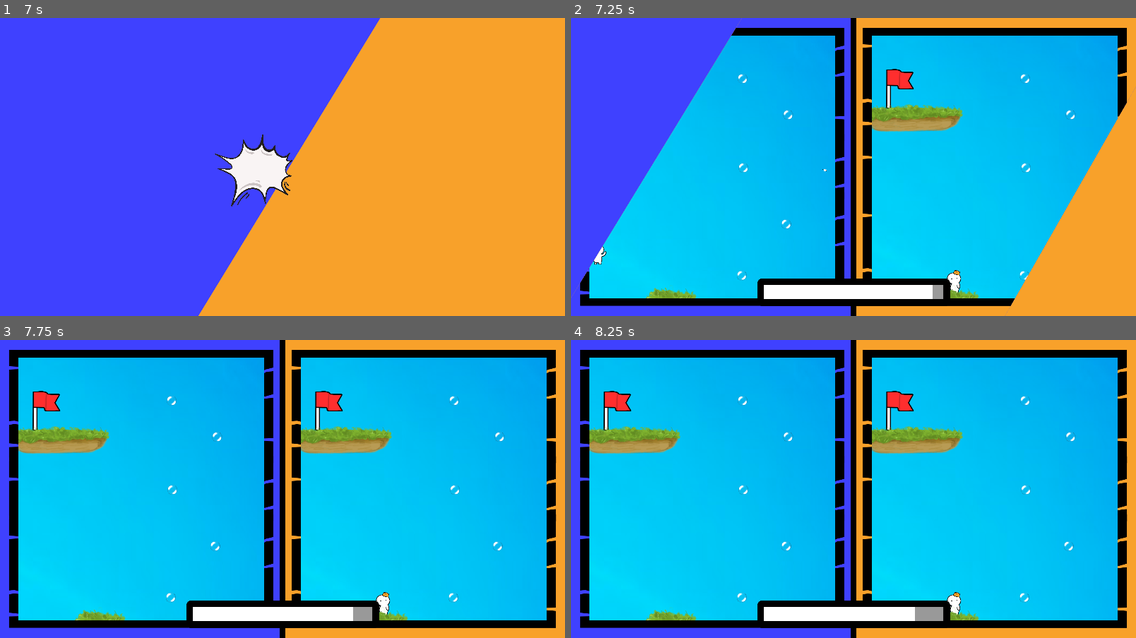
Above: before the commit, frames 1-4 (two rows, left to right).
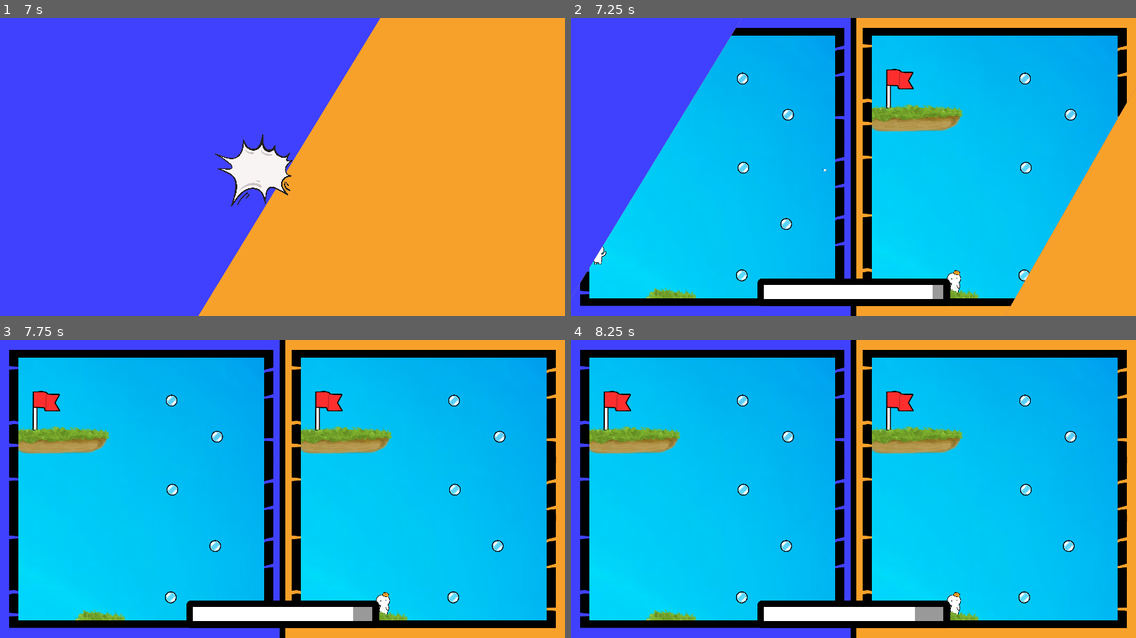
Above: after the commit, the same moments.

Repository: pablo4licante/gamejam-25
Game: Godot game, scene res://menu/src_menu.tscn
The game is run twice, just before and just after one commit, with the same random seed, the same clock (stepped at 60 frames per second) and the same inputs. Video files are missing from this copy of the repository; at most half a second of black plays in their place.
Inputs (mouse positions are in pixels of both pictures, inside the frame that each line leads up to):
- Up to frame 1 (7 s): click "PLAY" at 0.5 s; move the mouse to (406, 152) at 1.27 s; hold D (1_right) 1.28-2.78 s; tap W (1_up) at 1.52, 2.27, 3.77, 4.52, 5.27, 6.77 s; move the mouse to (169, 181) at 2.02 s; move the mouse to (339, 101) at 2.77 s; hold A (1_left) 2.78-3.53 s; move the mouse to (254, 226) at 3.52 s; hold D (1_right) 3.53-5.03 s; move the mouse to (452, 211) at 4.27 s; move the mouse to (113, 122) at 5.02 s; hold A (1_left) 5.03-5.78 s; move the mouse to (310, 167) at 5.77 s; hold D (1_right) 5.78-6.53 s; move the mouse to (197, 92) at 6.52 s; hold A (1_left) from 6.53 s (still down)
- Up to frame 2 (7.25 s): keep holding A (1_left)
- Up to frame 3 (7.75 s): keep holding A (1_left); move the mouse to (406, 474) at 7.27 s; tap W (1_up) at 7.52 s
- Up to frame 4 (8.25 s): tap Enter at 8 s; move the mouse to (740, 503) at 8.02 s; release A (1_left) at 8.03 s; hold D (1_right) from 8.03 s (still down)

Frame 1 is identical in both runs. In frame 2, 0.5% of the frame differs, in the area x 29-90%, y 18-89%; in frame 3, 0.6%; in frame 4, 0.6%.

Commit message:
AAAAAAAAAAAAAAAAAAAAAAAAAAAAAAAAAAAAAAAAAAAAAAAAAAAAAAAAAAAAAAAAAAAAAAA

Diff:
--- a/escenas/entidades/plataforma_burbuja.tscn
+++ b/escenas/entidades/plataforma_burbuja.tscn
@@ -1,7 +1,7 @@
 [gd_scene load_steps=4 format=3 uid="uid://c1nn4hj3wbvb"]
 
 [ext_resource type="Script" path="res://escenas/entidades/plataforma_burbuja.gd" id="1_p4r38"]
-[ext_resource type="Texture2D" uid="uid://dvcxxtlt186y0" path="res://assets/sprites/pompa.PNG" id="2_382lk"]
+[ext_resource type="Texture2D" uid="uid://bj1i45f2dkrq8" path="res://assets/sprites/Pompa_copia.png" id="2_b4xtr"]
 
 [sub_resource type="RectangleShape2D" id="RectangleShape2D_57bf0"]
 size = Vector2(43.2047, 10)
@@ -11,7 +11,7 @@
 
 [node name="Sprite2D" type="Sprite2D" parent="."]
 scale = Vector2(0.032, 0.032)
-texture = ExtResource("2_382lk")
+texture = ExtResource("2_b4xtr")
 
 [node name="Area2D" type="Area2D" parent="."]
 collision_layer = 2
--- a/escenas/ui/fin_de_juego.tscn
+++ b/escenas/ui/fin_de_juego.tscn
@@ -11,6 +11,9 @@
 [ext_resource type="Texture2D" uid="uid://dm73uattuft3i" path="res://assets/sprites/personaje_estatico_naranja.png" id="9_efwb2"]
 [ext_resource type="Texture2D" uid="uid://c3ga2oajcjb4t" path="res://assets/sprites/personaje_salto_azul.png" id="10_e35kw"]
 [ext_resource type="Texture2D" uid="uid://c1ysekbm5llfu" path="res://assets/sprites/empate.png" id="11_vf2gm"]
+[ext_resource type="FontFile" uid="uid://qicc4vvx1k2c" path="res://menu/fonts/Wedges.ttf" id="12_f8ei2"]
+[ext_resource type="Script" path="res://menu/script/button_exit.gd" id="13_upj1m"]
+[ext_resource type="Texture2D" uid="uid://3g88ljqye5i1" path="res://menu/UI/boton.png" id="14_heahn"]
 
 [sub_resource type="Animation" id="Animation_uoh50"]
 length = 0.001
@@ -1000,6 +1003,9 @@
 "player_2_wins": SubResource("Animation_p2kwk")
 }
 
+[sub_resource type="CanvasItemMaterial" id="CanvasItemMaterial_tqos6"]
+light_mode = 1
+
 [node name="TransicionGuapa" type="Node2D"]
 script = ExtResource("1_c8svl")
 
@@ -1067,3 +1073,25 @@
 position = Vector2(960, 450)
 scale = Vector2(1e-05, 1e-05)
 texture = ExtResource("11_vf2gm")
+
+[node name="Button_exit" type="Button" parent="."]
+self_modulate = Color(1, 0.498039, 1, 1)
+offset_left = 778.0
+offset_top = 917.0
+offset_right = 1322.0
+offset_bottom = 1081.0
+theme_override_constants/outline_size = 40
+theme_override_fonts/font = ExtResource("12_f8ei2")
+theme_override_font_sizes/font_size = 100
+text = "EXIT"
+flat = true
+script = ExtResource("13_upj1m")
+
+[node name="F_Buton" type="Sprite2D" parent="Button_exit"]
+show_behind_parent = true
+material = SubResource("CanvasItemMaterial_tqos6")
+position = Vector2(273, 76)
+scale = Vector2(1.0054, 0.760677)
+texture = ExtResource("14_heahn")
+
+[connection signal="pressed" from="Button_exit" to="Button_exit" method="_on_pressed"]
Not shown: 1 places in escenas/ui/fin_de_juego.tscn that only renumber resources
